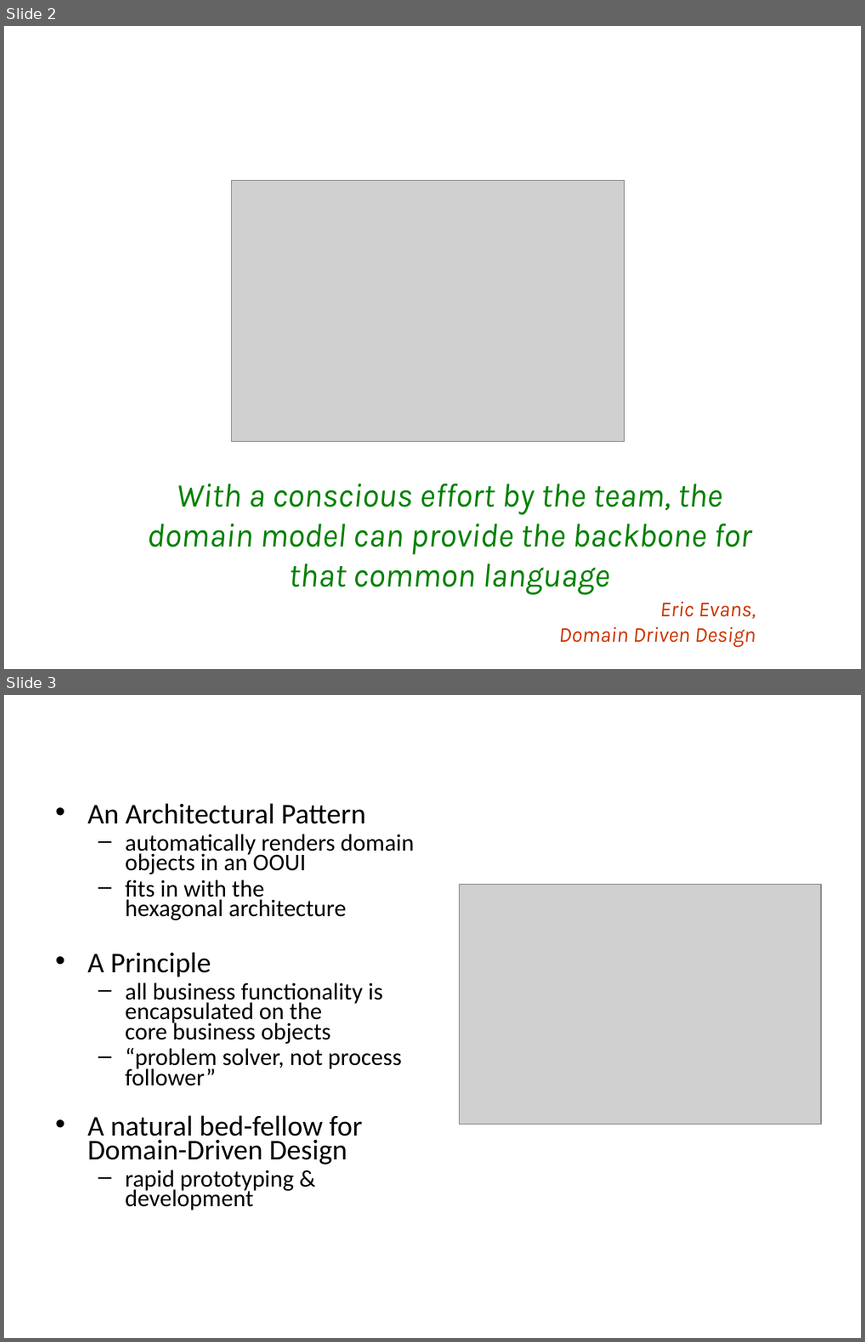
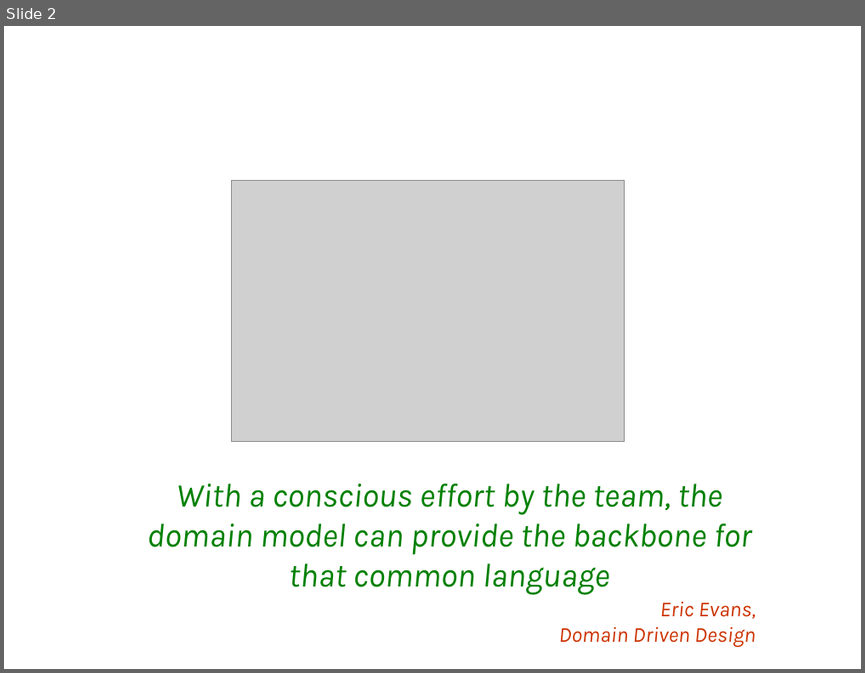
Before and after one commit to apache/causeway, a slide deck: src/site/resources/presentations/IntroducingApacheIsis.odp. Shown one above the other, each under a label of ours: slides 2 and 3 before the commit, slide 2 after it. The pictures are 865x1342 and 865x673 pixels, drawn with LibreOffice and Linux fonts; fonts in the diff are those of the drawing; grey boxes stand for pictures; background and template pictures are left out. Boxes give left, top, right and bottom in pixels: in the first picture for what was removed or moved away, otherwise in the second. Text is boxed around its words. In the diff, an @@ line names an element or a change of style, - is before the commit and + after.

```diff
--- a/src/site/resources/presentations/IntroducingApacheIsis.odp
+++ b/src/site/resources/presentations/IntroducingApacheIsis.odp
@@ slide 3 removed at [4,695,861,1338], background #FFFFFF @@
@@ title removed at [88,706,861,774] @@
-What is Naked Objects ?
@@ text removed at [87,803,414,1210] @@
-• An Architectural Pattern
-  – automatically renders domain objects in an OOUI
-  – fits in with the
-    hexagonal architecture
-• A Principle
-  – all business functionality is
-    encapsulated on the
-    core business objects
-  – “problem solver, not process follower”
-• A natural bed-fellow for Domain-Driven Design
-  – rapid prototyping & development
@@ picture removed at [459,885,821,1124] @@
```
Also in this commit, not shown: 5 slides changed, 8 slides added, 4 other slides removed, 8 other files.
